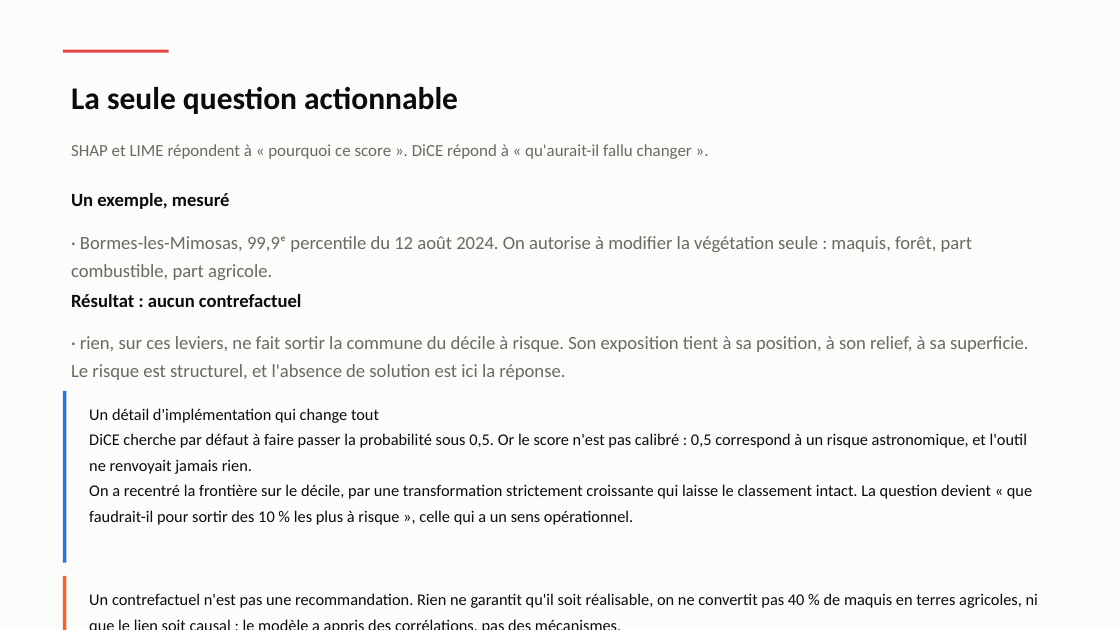
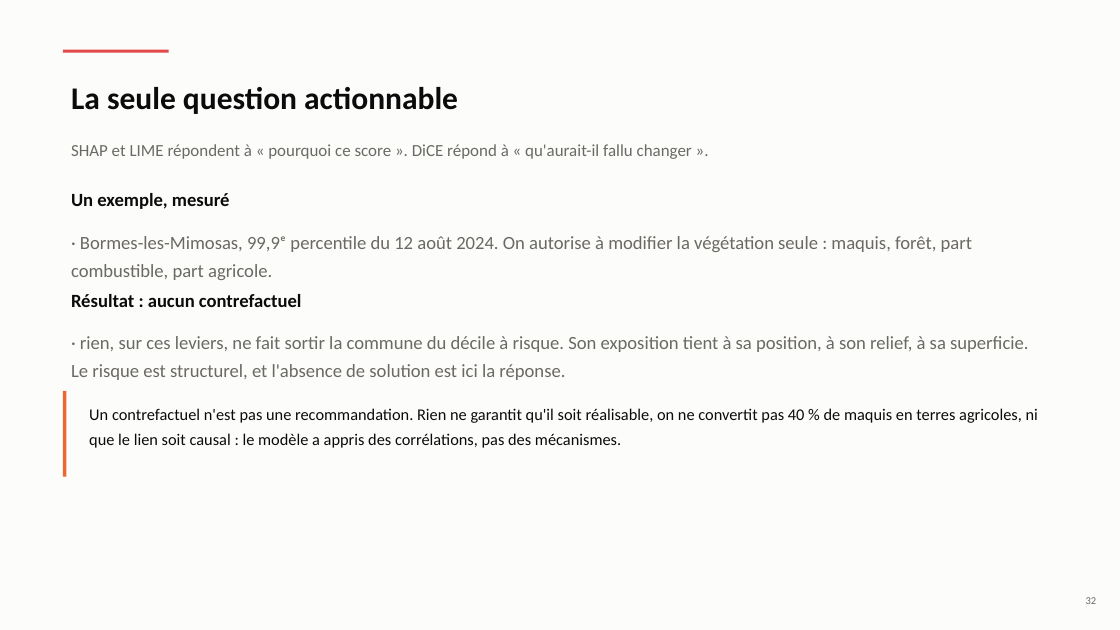
Before and after one commit to Hierogifle/terre-vent-feu-eau-data, a slide deck: slide 32 of presentation/soutenance.pptx. Drawn at 1120x630 pixels with LibreOffice and Linux fonts; fonts in the diff are those of the drawing. Boxes give left, top, right and bottom in pixels: in the first picture for what was removed or moved away, otherwise in the second. Text is boxed around its words. In the diff, an @@ line names an element or a change of style, - is before the commit and + after.

```diff
--- a/presentation/soutenance.pptx
+++ b/presentation/soutenance.pptx
@@ rectangle resized from (x1=63, y1=576, x2=66, y2=630) to (x1=63, y1=391, x2=66, y2=476) @@
@@ rectangle removed at (x1=63, y1=391, x2=66, y2=563) @@
@@ text "Un contrefactuel n'est pas une ..." rewrapped from (x1=89, y1=593, x2=1038, y2=608) to (x1=89, y1=408, x2=1038, y2=448) @@
@@ text removed at (x1=89, y1=408, x2=1032, y2=525) @@
-Un détail d'implémentation qui change tout
-DiCE cherche par défaut à faire passer la probabilité sous 0,5. Or le score n'est pas calibré : 0,5 correspond à un risque astronomique, et l'outil ne renvoyait jamais rien.
-On a recentré la frontière sur le décile, par une transformation strictement croissante qui laisse le classement intact. La question devient « que faudrait-il pour sortir des 10 % les plus à risque », celle qui a un sens opérationnel.
@@ text added at (x1=1086, y1=597, x2=1097, y2=604), 9 pt, text #6B6963 @@
+32
```
Also in this commit, not shown: 35 other slides changed, 2 other files.
